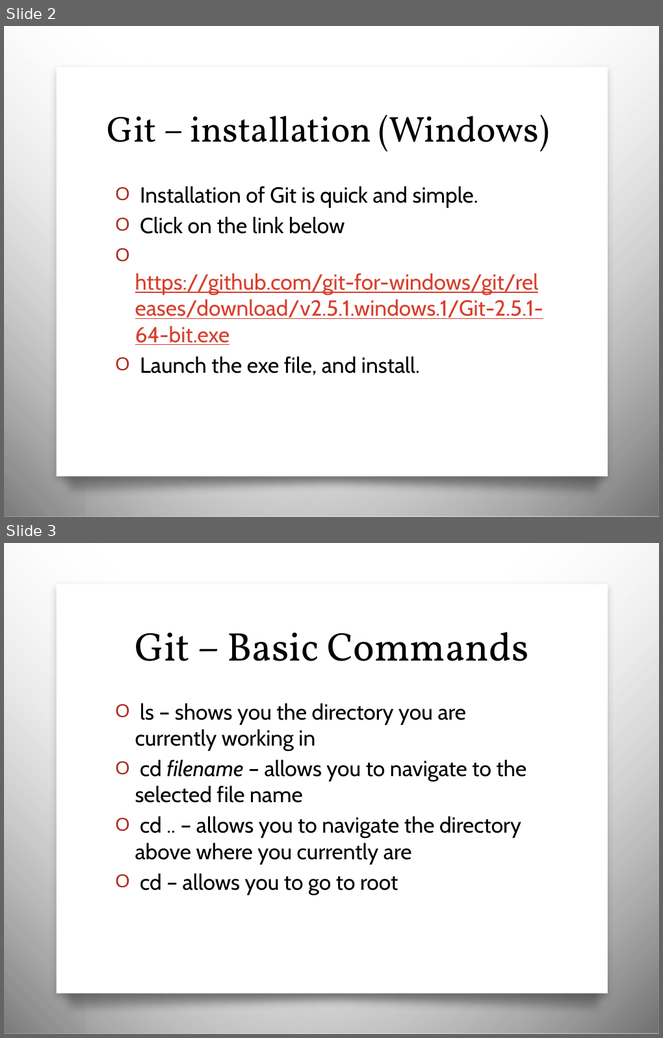
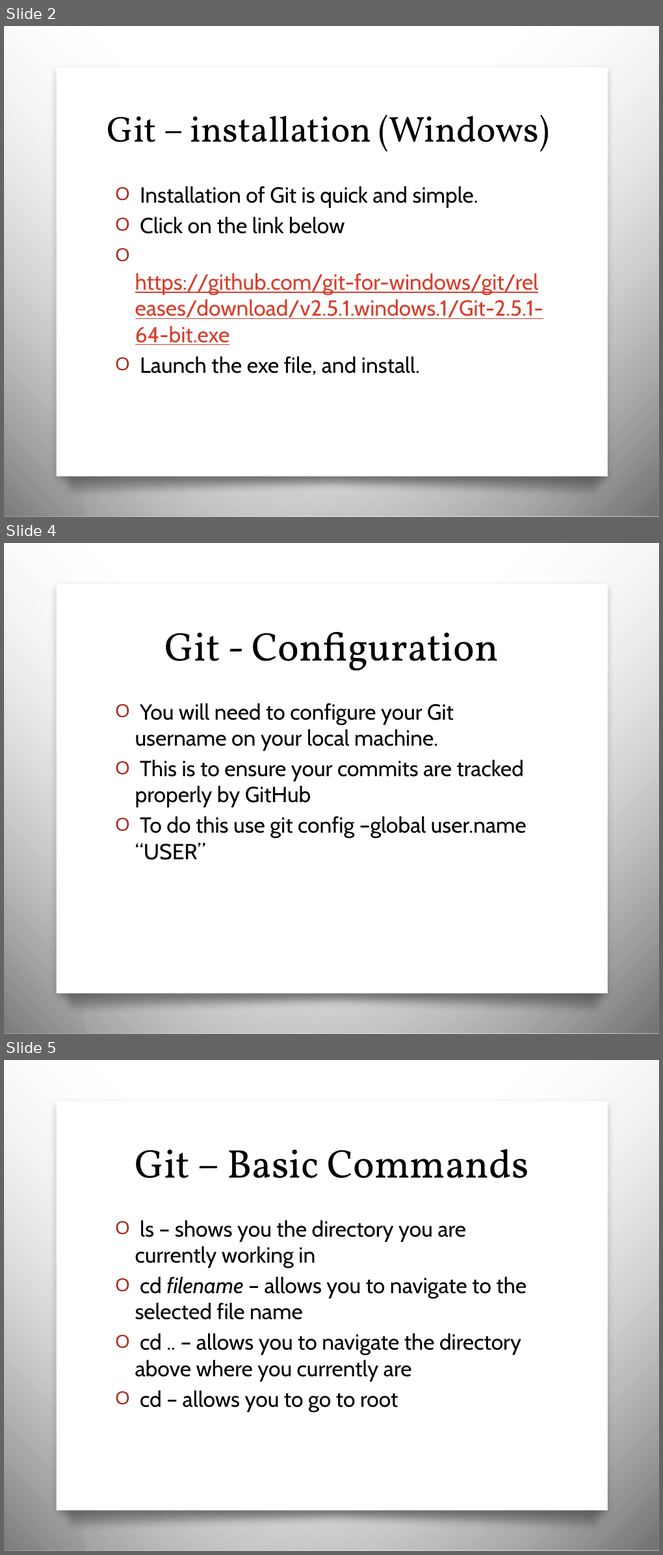
Before and after one commit to JCMander/PortalPower, a slide deck: Git/Git Slides.pptx. Shown one above the other, each under a label of ours: slides 2 and 3 before the commit, slides 2, 4 and 5 after it; the slides between them are not shown. The pictures are 663x1038 and 663x1555 pixels, drawn with LibreOffice and Linux fonts; fonts in the diff are those of the drawing; background and template pictures are left out. Boxes give left, top, right and bottom in pixels: in the first picture for what was removed or moved away, otherwise in the second. Text is boxed around its words. In the diff, an @@ line names an element or a change of style, - is before the commit and + after.

```diff
--- a/Git/Git Slides.pptx
+++ b/Git/Git Slides.pptx
@@ slide 4 added at (x1=4, y1=543, x2=659, y2=1034), background picture (left out); not listed: 4 template elements that a slide beside it also shows @@
@@ title added at (x1=165, y1=632, x2=499, y2=671), 44 pt, text #000000 @@
+Git - Configuration
@@ text added at (x1=135, y1=703, x2=527, y2=860), 24 pt, text #000000 @@
+O You will need to configure your Git username on your local machine.
+O This is to ensure your commits are tracked properly by GitHub
+O To do this use git config –global user.name “USER”
@@ what was slide 3 is now slide 5 @@
```
Also in this commit, not shown: 1 other slide added.
